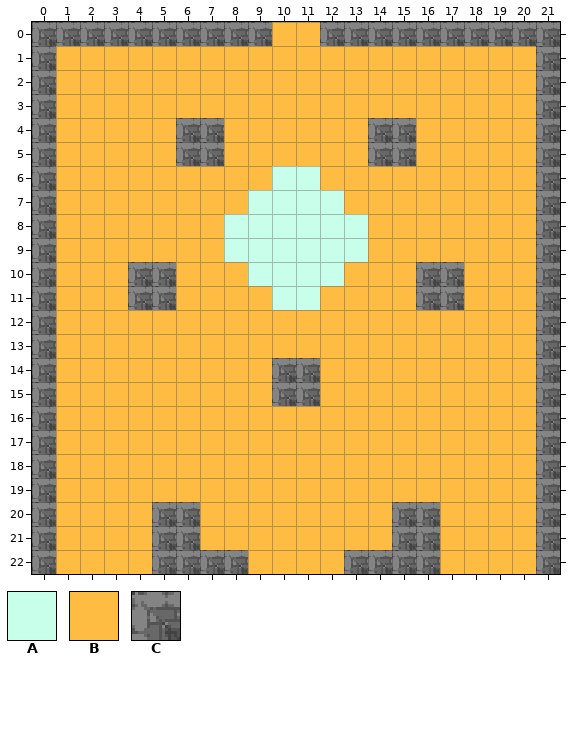
Two versions of a level (Tiled map, assets/data/ruin_teleporter.tmx). This is how it looked before the edit.
Cells are 16x16 px. Shown: x 0..21, y 0..22.
Key: from "tileset.png": A 2, B 3, C 32.
_ is an empty cell.
Layers that did not change in this view are not listed.
Layer "base" before, first column x 0:
 0 CCCCCCCCCCBBCCCCCCCCCC
 1 CBBBBBBBBBBBBBBBBBBBBC
 2 CBBBBBBBBBBBBBBBBBBBBC
 3 CBBBBBBBBBBBBBBBBBBBBC
 4 CBBBBBCCBBBBBBCCBBBBBC
 5 CBBBBBCCBBBBBBCCBBBBBC
 6 CBBBBBBBBBAABBBBBBBBBC
 7 CBBBBBBBBAAAABBBBBBBBC
 8 CBBBBBBBAAAAAABBBBBBBC
 9 CBBBBBBBAAAAAABBBBBBBC
10 CBBBCCBBBAAAABBBCCBBBC
11 CBBBCCBBBBAABBBBCCBBBC
12 CBBBBBBBBBBBBBBBBBBBBC
13 CBBBBBBBBBBBBBBBBBBBBC
14 CBBBBBBBBBCCBBBBBBBBBC
15 CBBBBBBBBBCCBBBBBBBBBC
16 CBBBBBBBBBBBBBBBBBBBBC
17 CBBBBBBBBBBBBBBBBBBBBC
18 CBBBBBBBBBBBBBBBBBBBBC
19 CBBBBBBBBBBBBBBBBBBBBC
20 CBBBBCCBBBBBBBBCCBBBBC
21 CBBBBCCBBBBBBBBCCBBBBC
22 CBBBBCCCCBBBBCCCCBBBBC
And afterwards:
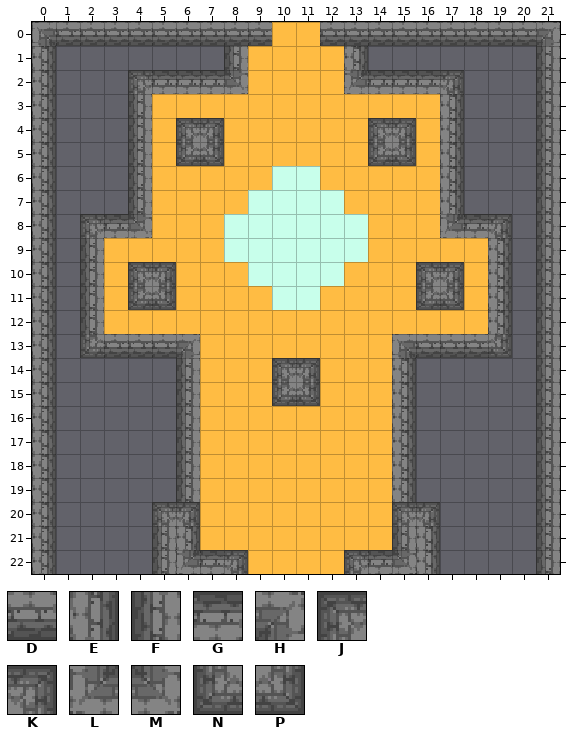
Further tiles: from "tileset.png": D 28, E 29, F 30, G 31, H 33, J 34, K 35, L 60, M 61, N 62, P 63.
The author wrote: finalizing mountain/ruin levels
From old to new:
Changed rows in their new state; . is an unchanged cell.
Layer "base":
first column x 0:
 0 .DDDDDDDDD..DDDDDDDDDH
 1 E________....________F
 2 E________....________F
 3 E____............____F
 4 E____.JK......JK.____F
 5 E____.NP......NP.____F
 6 E____............____F
 7 E____............____F
 8 E____............____F
 9 E__................__F
10 E__.JK..........JK.__F
11 E__.NP..........NP.__F
12 E__................__F
13 E______........______F
14 E______...JK...______F
15 E______...NP...______F
16 E______........______F
17 E______........______F
18 E______........______F
19 E______........______F
20 E____JK........JK____F
21 E____FE........FE____F
22 E____FLGK....JGME____F
Layer "mid":
first column x 2:
 1 ......F....E......
 2 ..JGGGM....LGGGK..
 3 ..F............E..
 4 ..F............E..
 5 ..F............E..
 6 ..F............E..
 7 ..F............E..
 8 JGM............LGK
 9 F................E
10 F................E
11 F................E
12 F................E
13 NDDDH........CDDDP
14 ....F........E....
15 ....F........E....
16 ....F........E....
17 ....F........E....
18 ....F........E....
19 ....F........E....
